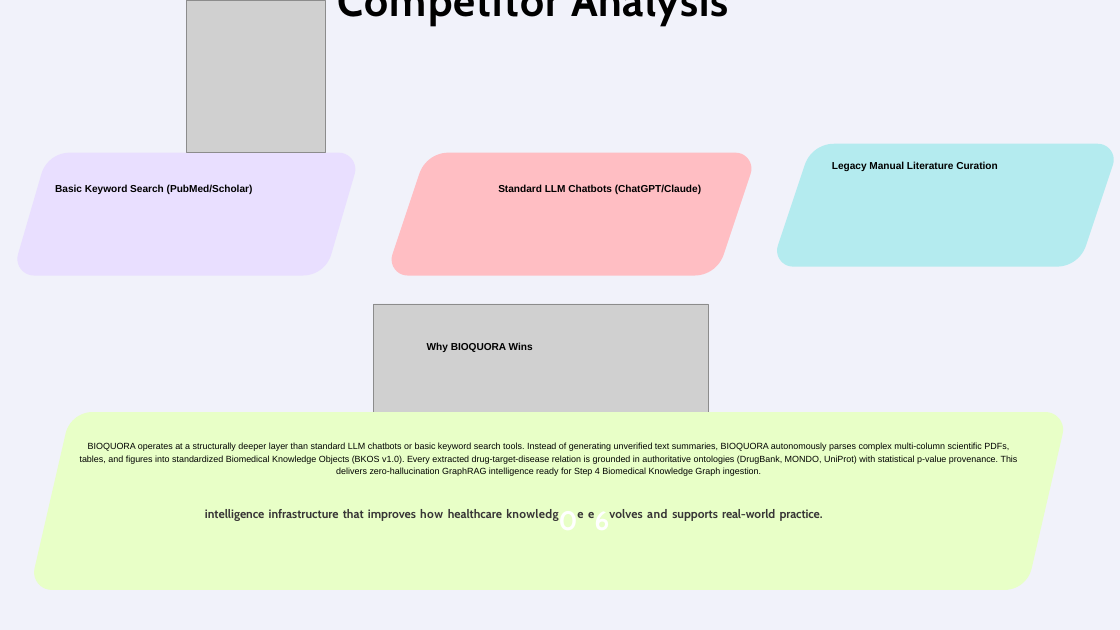
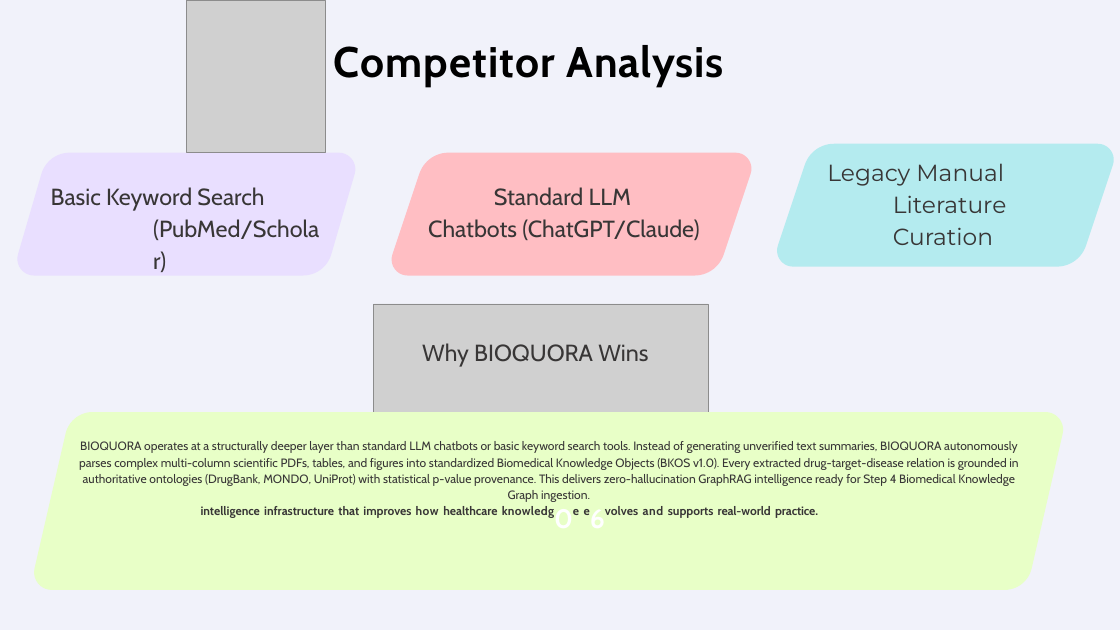
Before and after one commit to StoneSpectre/BIOQUORA, a slide deck: slide 5 of Investors Pitch Deck (Optimized).pptx. Drawn at 1120x630 pixels with LibreOffice and Linux fonts; fonts in the diff are those of the drawing; grey boxes stand for pictures. Boxes give left, top, right and bottom in pixels: in the first picture for what was removed or moved away, otherwise in the second. Text is boxed around its words. In the diff, an @@ line names an element or a change of style, - is before the commit and + after.

Commit message:
feat: scan original PPT font families (Tahoma, Verdana, Roboto, Lucida Sans Unicode, Arial Black) and apply exact style preserving edit

```diff
--- a/Investors Pitch Deck (Optimized).pptx
+++ b/Investors Pitch Deck (Optimized).pptx
@@ title "Competitor Analysis" rewrapped from (x1=338, y1=0, x2=728, y2=26) to (x1=333, y1=45, x2=724, y2=88) @@
@@ text "Legacy Manual Literature Curation" at (x1=827, y1=163, x2=1006, y2=245): size 13 to 30 pt, font Arial to Montserrat, text colour #000000 to #383636, bold off @@
@@ size 13 to 30 pt, font Arial to Cabin, text colour #000000 to #383636, bold off in 3 elements at (x1=428, y1=187, x2=699, y2=240), (x1=51, y1=187, x2=319, y2=240), (x1=422, y1=343, x2=648, y2=367) @@
@@ text "BIOQUORA operates at a structurally ..." at (x1=79, y1=441, x2=1018, y2=486): size 11.5 to 15.5 pt, font Arial to Cabin, text colour #000000 to #383636; less space between paragraphs @@
@@ text "intelligence infrastructure that improves how ..." moved from (x1=205, y1=509, x2=823, y2=521) to (x1=201, y1=506, x2=818, y2=518) @@
@@ text removed at (x1=133, y1=484, x2=175, y2=523) @@
-03
```
Also in this commit, not shown: 7 other slides changed, 2 other files.
